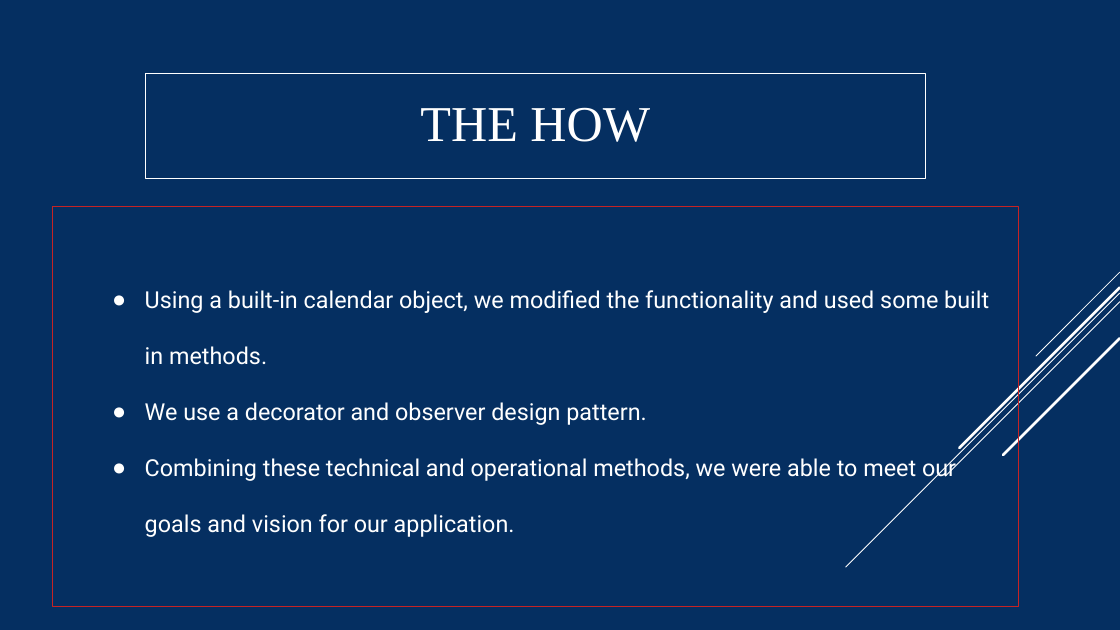
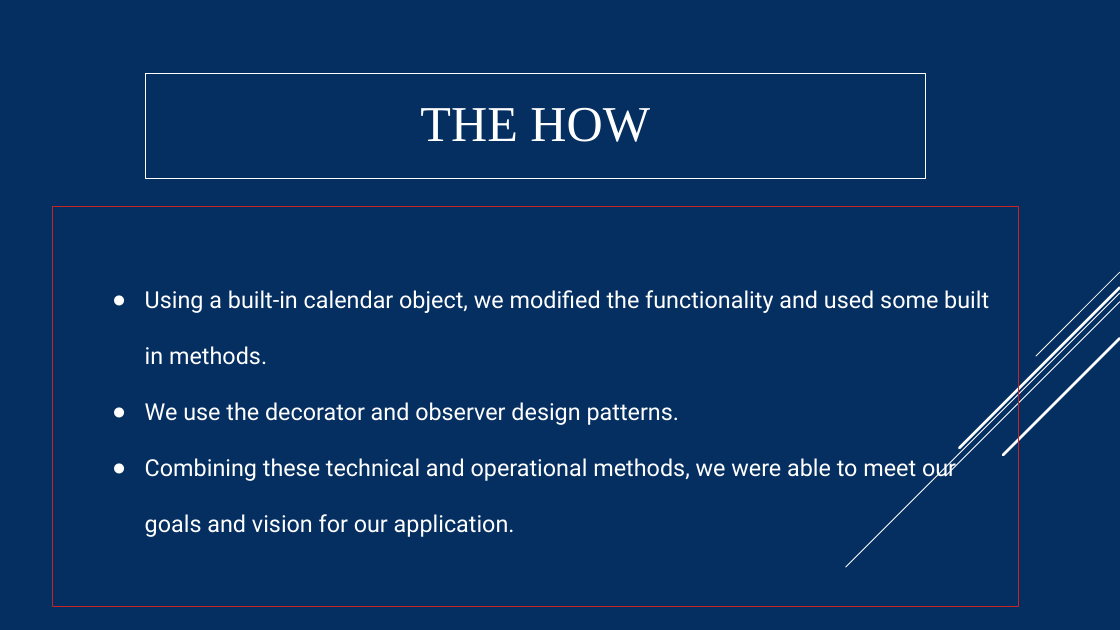
Before and after one commit to JeremyGord/CSCI-352-Group-Project, a slide deck: slide 3 of Final Draft.pptx. Drawn at 1120x630 pixels with LibreOffice and Linux fonts; fonts in the diff are those of the drawing. Boxes give left, top, right and bottom in pixels: in the first picture for what was removed or moved away, otherwise in the second. Text is boxed around its words. In the diff, an @@ line names an element or a change of style, - is before the commit and + after.

```diff
--- a/Final Draft.pptx
+++ b/Final Draft.pptx
@@ text at [145, 402, 679, 425]: text changed @@
-● We use a decorator and observer design pattern.
+● We use the decorator and observer design patterns.
```
Also in this commit, not shown: 3 other slides changed, 6 other files.
